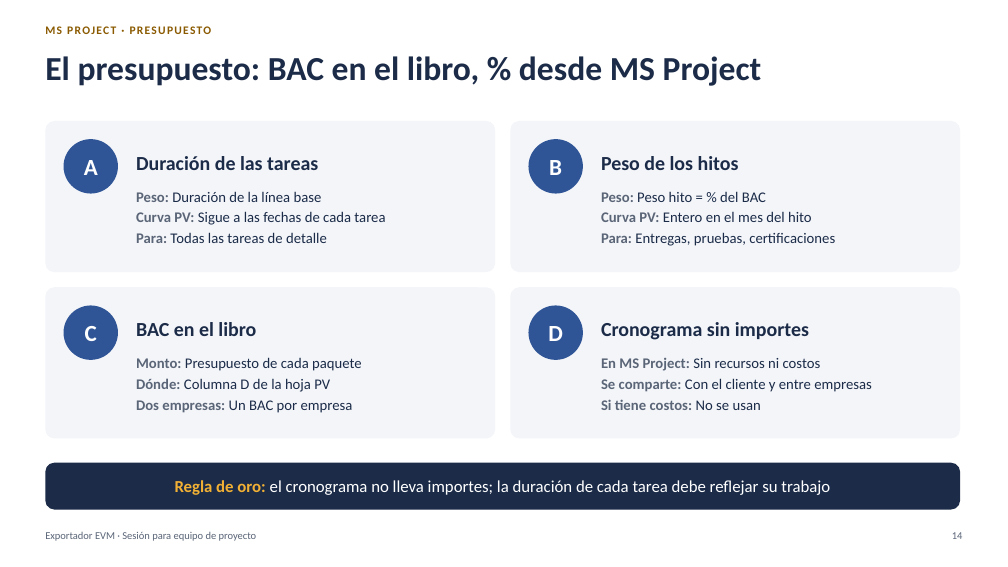
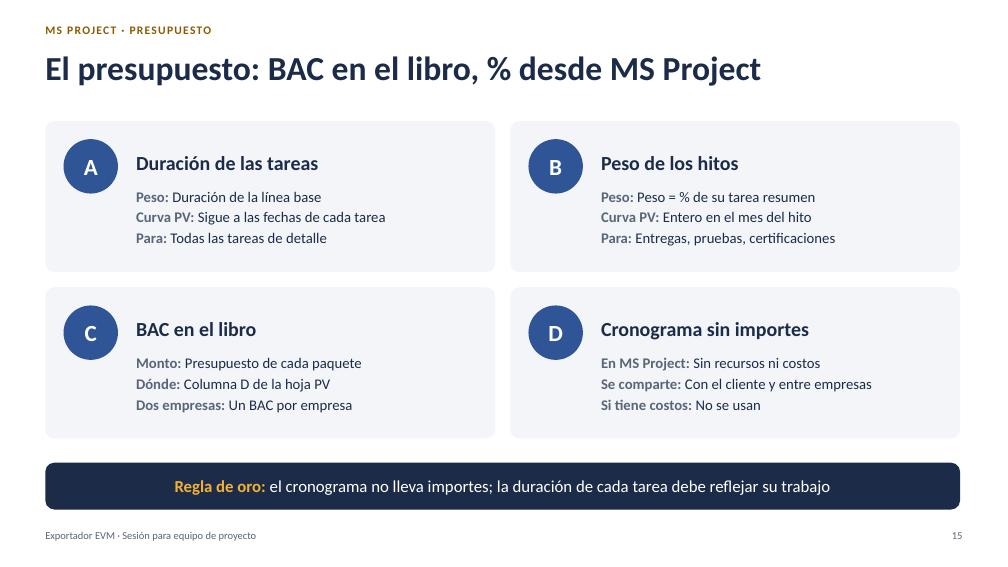
Before and after one commit to MarceloSalazar/evm-automation, a slide deck: slide 15 of docs/presentacion-jefes-de-proyecto.pptx (slide 14 before the commit). Drawn at 1008x567 pixels with LibreOffice and Linux fonts; fonts in the diff are those of the drawing. Boxes give left, top, right and bottom in pixels: in the first picture for what was removed or moved away, otherwise in the second. Text is boxed around its words. In the diff, an @@ line names an element or a change of style, - is before the commit and + after.

Commit message:
Capturas del libro regeneradas y presentación de la 2.7.0
- Capturas de docs/img/excel con las cabeceras y las fechas de EV de la 2.7.0.
- Presentación: 45 diapositivas y 30 minutos de contenido (34 con preguntas).
  Nuevas: actualizar-edt, revisar las líneas base (validar --informe),
  corregir-linea-base y el método Ponderado con los pesos por tarea resumen.
  Actualizadas: agenda, campos personalizados, presupuesto, errores
  frecuentes, hitos ponderados, cómo funciona, generar (HIT-013) y las
  capturas del libro.

```diff
--- a/docs/presentacion-jefes-de-proyecto.pptx
+++ b/docs/presentacion-jefes-de-proyecto.pptx
@@ text at [601,192,816,202]: text changed @@
-Peso: Peso hito = % del BAC
+Peso: Peso = % de su tarea resumen
```
Also in this commit, not shown: 9 other slides changed, 4 slides added, 18 other files.
